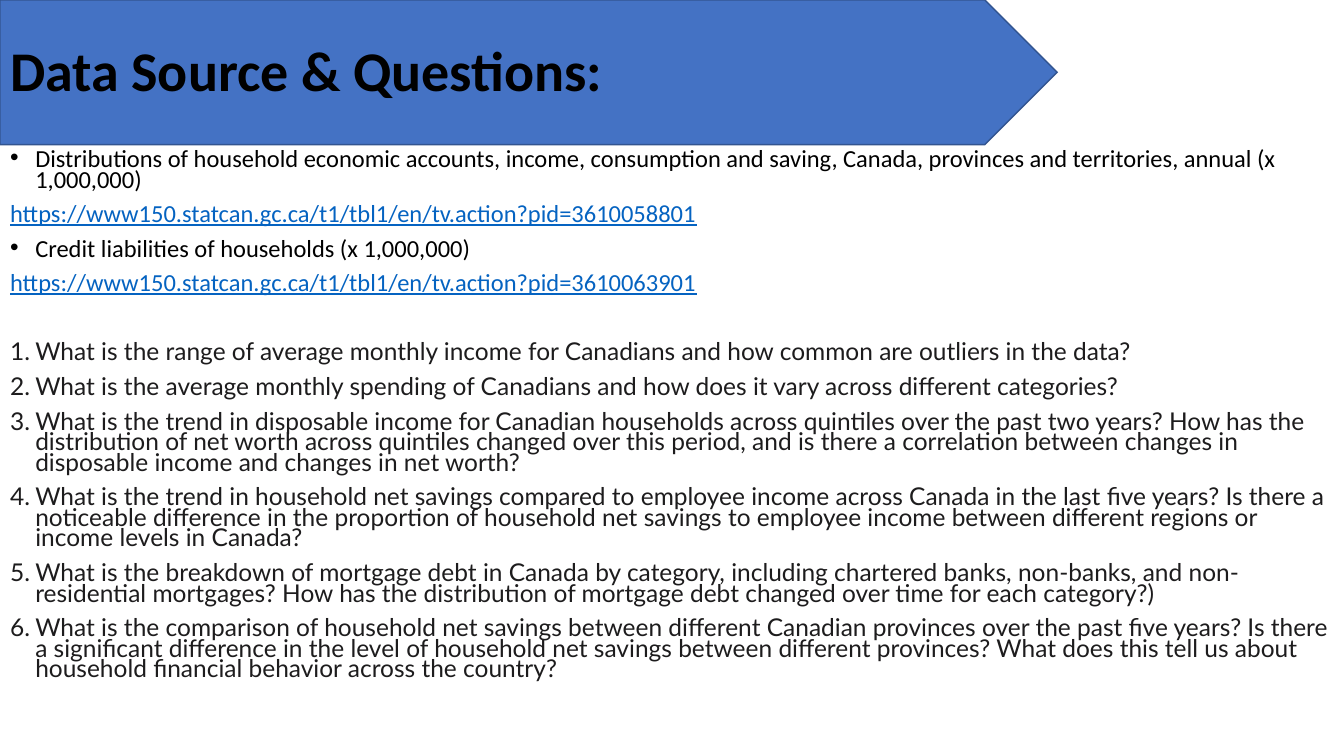
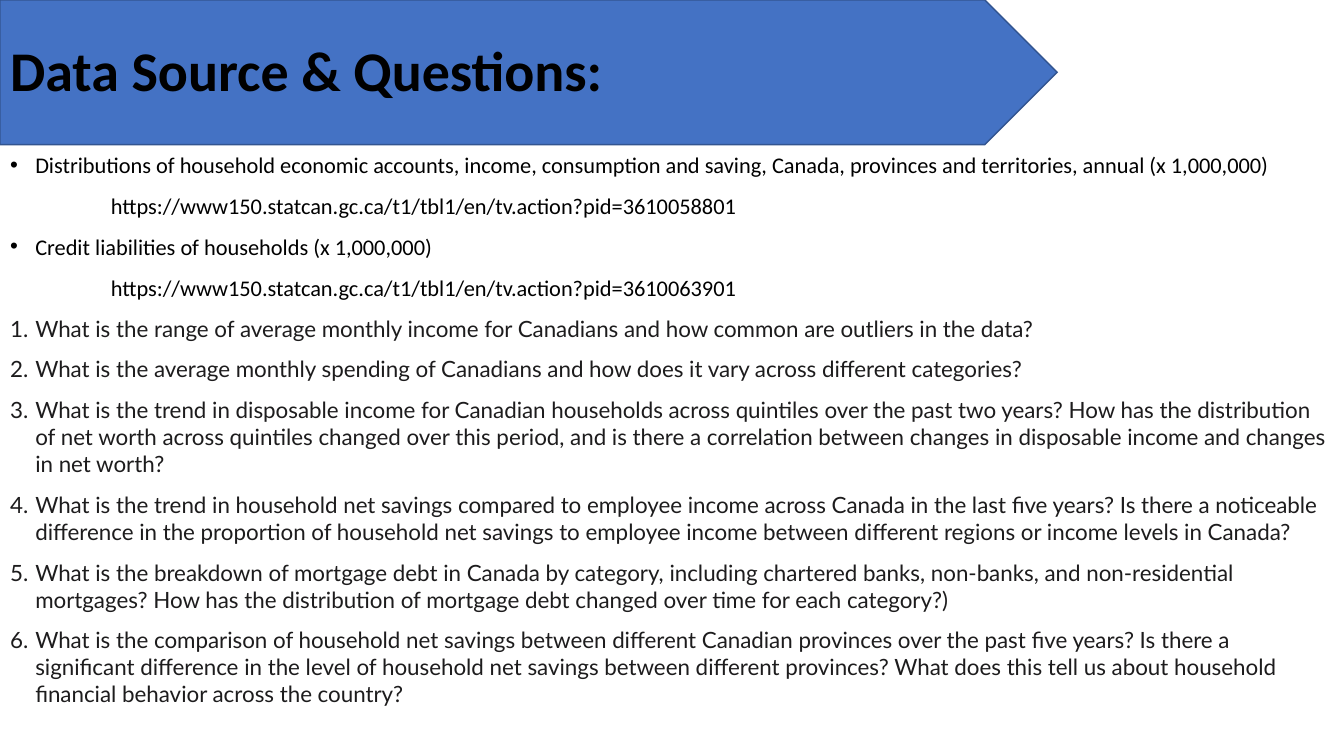
Before and after one commit to kristianrafuse/Canadian-Household-Finance-Study, a slide deck: slide 4 of Final Project 1.pptx. Drawn at 1344x756 pixels with LibreOffice and Linux fonts; fonts in the diff are those of the drawing. Boxes give left, top, right and bottom in pixels: in the first picture for what was removed or moved away, otherwise in the second. Text is boxed around its words. In the diff, an @@ line names an element or a change of style, - is before the commit and + after.

```diff
--- a/Final Project 1.pptx
+++ b/Final Project 1.pptx
@@ text "Distributions of household economic accounts, ..." at <box>35,157,1326,706</box>: size 17.5 to 16 pt; text colour #0563C1 to #000000, underline off in "https://www150.statcan.gc.ca/t1/tbl1/en/tv.action?pid=361005 ...", "https://www150.statcan.gc.ca/t1/tbl1/en/tv.action?pid=361006 ..."; line spacing 0.7 to 1 @@
```
Also in this commit, not shown: 12 other slides changed, 1 slide added, 3 slides removed.
